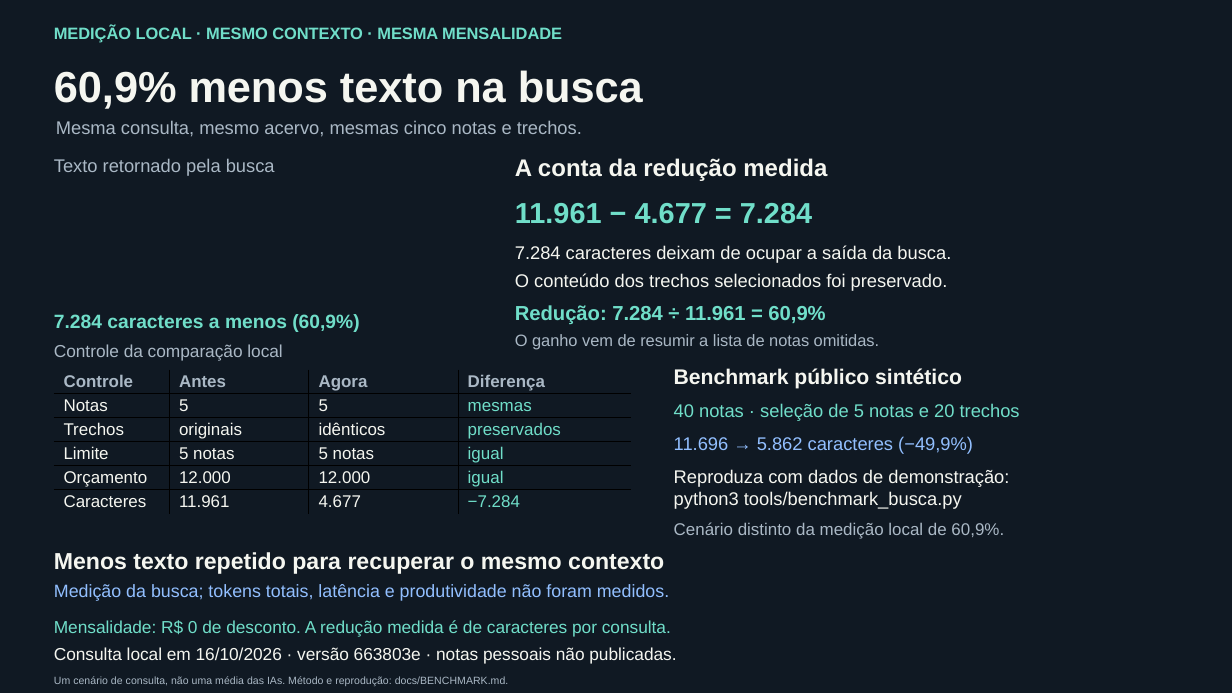
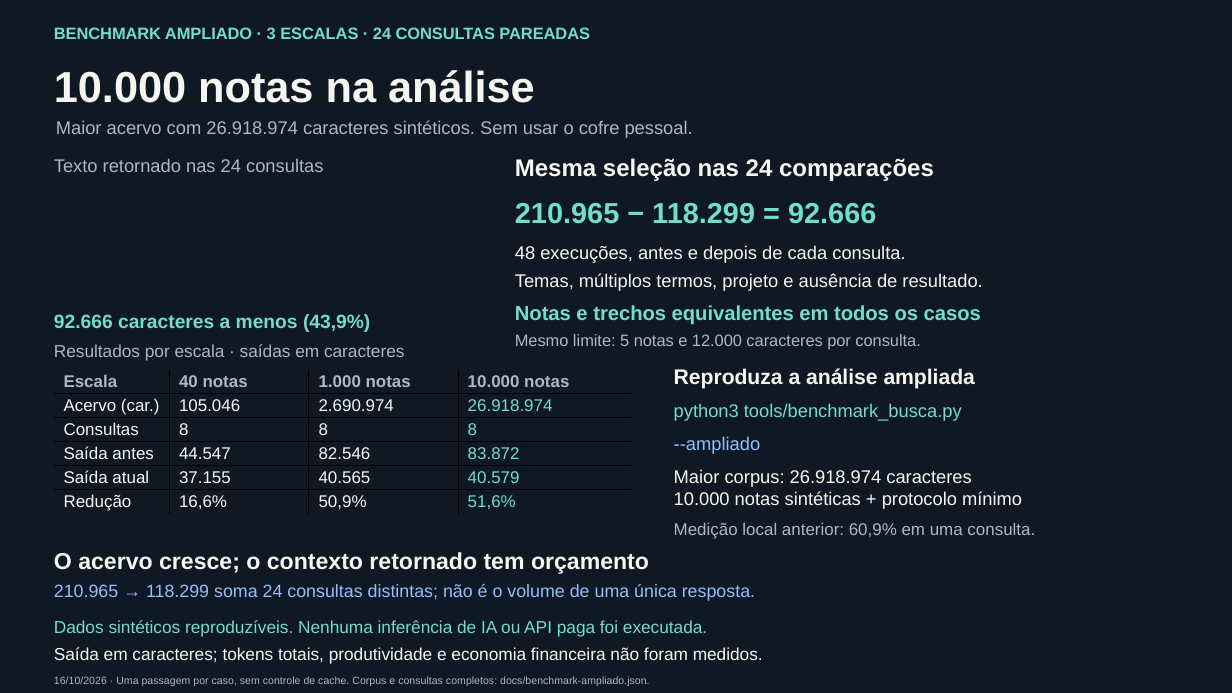
Before and after one commit to nicholasbirochi/Cerebro, a slide deck: slide 1 of media/one-pager.pptx. Drawn at 1232x693 pixels with LibreOffice and Linux fonts; fonts in the diff are those of the drawing. Boxes give left, top, right and bottom in pixels: in the first picture for what was removed or moved away, otherwise in the second. Text is boxed around its words. In the diff, an @@ line names an element or a change of style, - is before the commit and + after.

Commit message:
chore: expand the benchmark and add a manual-playback player

```diff
--- a/media/one-pager.pptx
+++ b/media/one-pager.pptx
@@ text at box(54, 27, 590, 39): text changed @@
-MEDIÇÃO LOCAL · MESMO CONTEXTO · MESMA MENSALIDADE
+BENCHMARK AMPLIADO · 3 ESCALAS · 24 CONSULTAS PAREADAS
@@ text at box(54, 70, 535, 103): text changed @@
-60,9% menos texto na busca
+10.000 notas na análise
@@ text at box(56, 120, 693, 138): text changed @@
-Mesma consulta, mesmo acervo, mesmas cinco notas e trechos.
+Maior acervo com 26.918.974 caracteres sintéticos. Sem usar o cofre pessoal.
@@ text at box(54, 158, 323, 172): text changed @@
-Texto retornado pela busca
+Texto retornado nas 24 consultas
@@ text at box(515, 158, 934, 181): text changed @@
-A conta da redução medida
+Mesma seleção nas 24 comparações
@@ text at box(515, 203, 876, 224): text changed @@
-11.961 − 4.677 = 7.284
+210.965 − 118.299 = 92.666
@@ text at box(515, 245, 905, 263): text changed @@
-7.284 caracteres deixam de ocupar a saída da busca.
+48 execuções, antes e depois de cada consulta.
@@ text at box(515, 273, 982, 291): text changed @@
-O conteúdo dos trechos selecionados foi preservado.
+Temas, múltiplos termos, projeto e ausência de resultado.
@@ text at box(54, 314, 370, 332): text changed @@
-7.284 caracteres a menos (60,9%)
+92.666 caracteres a menos (43,9%)
@@ text at box(515, 305, 981, 324): text changed @@
-Redução: 7.284 ÷ 11.961 = 60,9%
+Notas e trechos equivalentes em todos os casos
@@ text at box(54, 344, 405, 360): text changed @@
-Controle da comparação local
+Resultados por escala · saídas em caracteres
@@ text at box(515, 334, 920, 350): text changed @@
-O ganho vem de resumir a lista de notas omitidas.
+Mesmo limite: 5 notas e 12.000 caracteres por consulta.
@@ table at box(54, 370, 631, 515) @@
-row 1: Controle | Antes | Agora | Diferença
+row 1: Escala | 40 notas | 1.000 notas | 10.000 notas
-row 2: Notas | 5 | 5 | mesmas
+row 2: Acervo (car.) | 105.046 | 2.690.974 | 26.918.974
-row 3: Trechos | originais | idênticos | preservados
+row 3: Consultas | 8 | 8 | 8
-row 4: Limite | 5 notas | 5 notas | igual
+row 4: Saída antes | 44.547 | 82.546 | 83.872
-row 5: Orçamento | 12.000 | 12.000 | igual
+row 5: Saída atual | 37.155 | 40.565 | 40.579
-row 6: Caracteres | 11.961 | 4.677 | −7.284
+row 6: Redução | 16,6% | 50,9% | 51,6%
@@ text at box(674, 368, 975, 389): text changed @@
-Benchmark público sintético
+Reproduza a análise ampliada
@@ text at box(674, 403, 962, 421): text changed @@
-40 notas · seleção de 5 notas e 20 trechos
+python3 tools/benchmark_busca.py
@@ text at box(674, 436, 760, 454): text changed @@
-11.696 → 5.862 caracteres (−49,9%)
+--ampliado
@@ text at box(674, 469, 1022, 509): text changed @@
-Reproduza com dados de demonstração:
-python3 tools/benchmark_busca.py
+Maior corpus: 26.918.974 caracteres
+10.000 notas sintéticas + protocolo mínimo
@@ text at box(674, 522, 1035, 539): text changed @@
-Cenário distinto da medição local de 60,9%.
+Medição local anterior: 60,9% em uma consulta.
@@ text at box(54, 552, 649, 574): text changed @@
-Menos texto repetido para recuperar o mesmo contexto
+O acervo cresce; o contexto retornado tem orçamento
@@ text at box(54, 584, 755, 601): text changed @@
-Medição da busca; tokens totais, latência e produtividade não foram medidos.
+210.965 → 118.299 soma 24 consultas distintas; não é o volume de uma única resposta.
@@ text at box(54, 620, 707, 637): text changed @@
-Mensalidade: R$ 0 de desconto. A redução medida é de caracteres por consulta.
+Dados sintéticos reproduzíveis. Nenhuma inferência de IA ou API paga foi executada.
@@ text at box(54, 647, 763, 664): text changed @@
-Consulta local em 16/10/2026 · versão 663803e · notas pessoais não publicadas.
+Saída em caracteres; tokens totais, produtividade e economia financeira não foram medidos.
@@ text at box(54, 676, 650, 686): text changed @@
-Um cenário de consulta, não uma média das IAs. Método e reprodução: docs/BENCHMARK.md.
+16/10/2026 · Uma passagem por caso, sem controle de cache. Corpus e consultas completos: docs/benchmark-ampliado.json.
```
Also in this commit, not shown: 10 other files.
